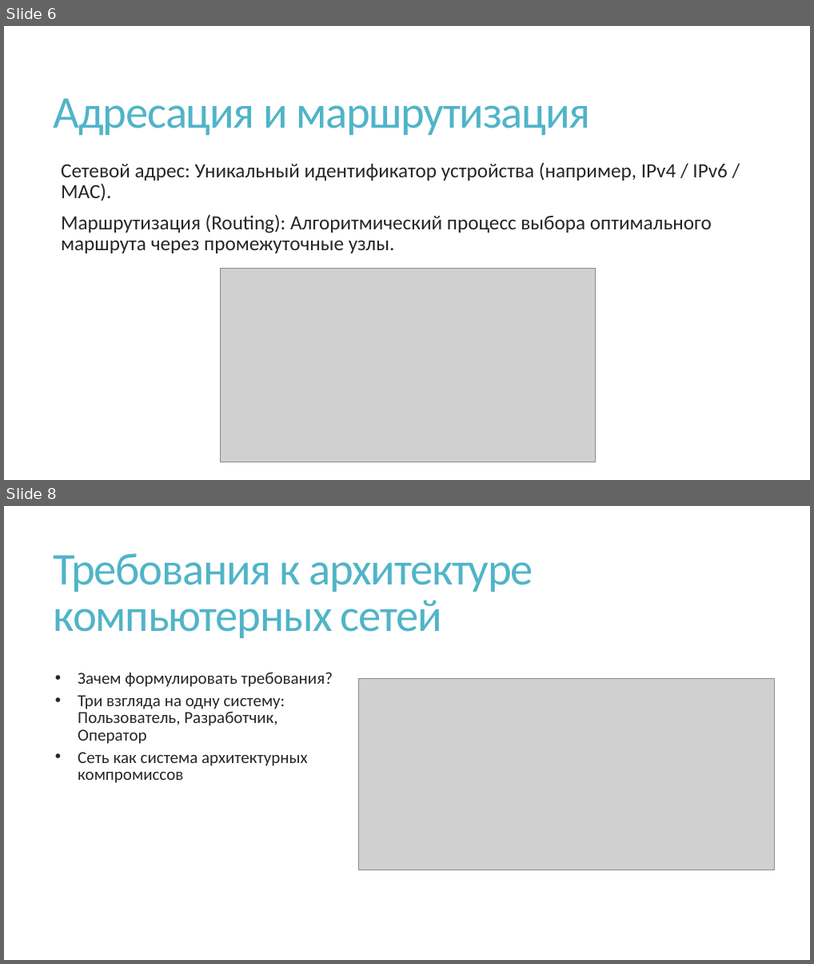
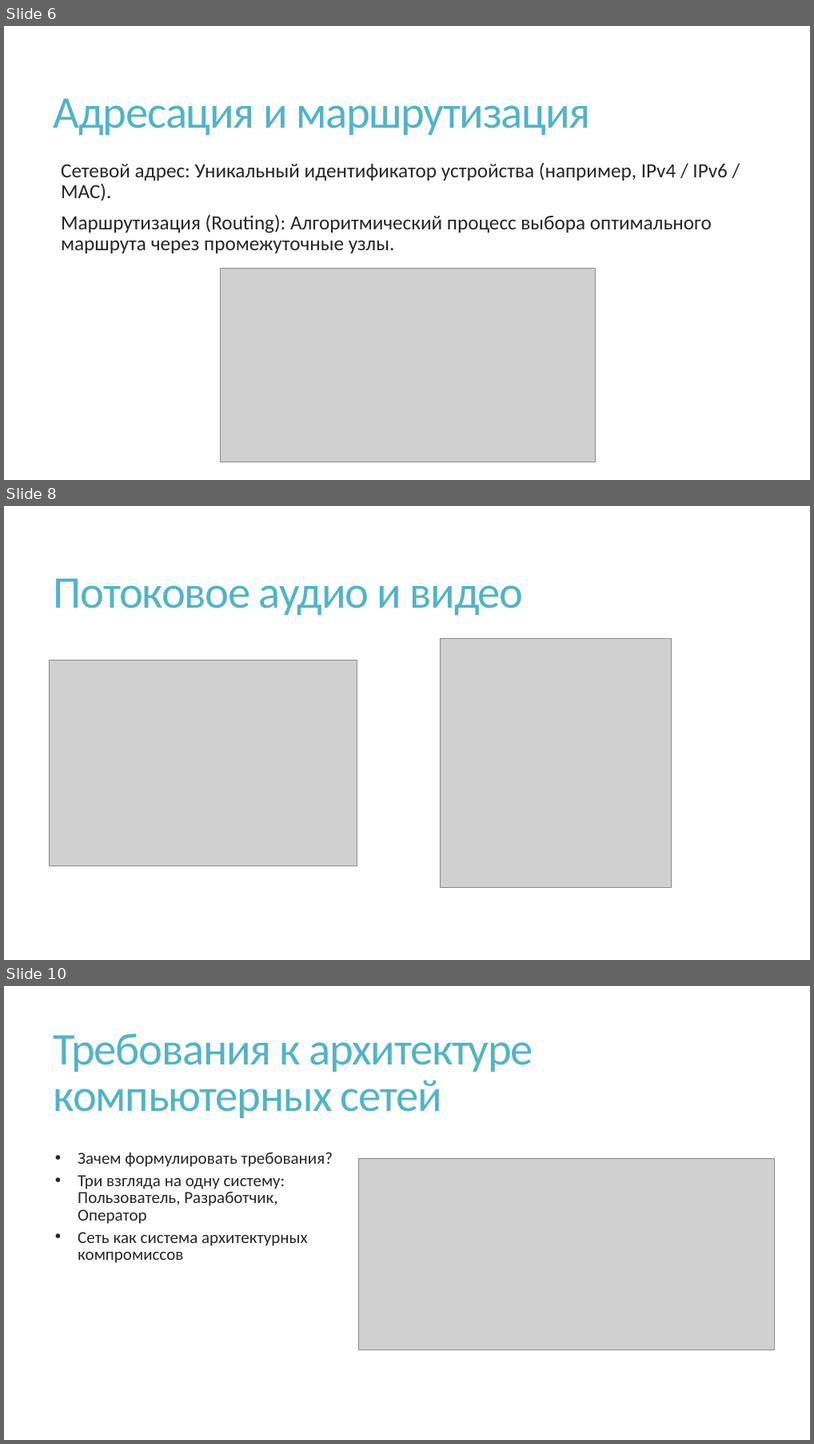
Before and after one commit to nhtgale/itn, a slide deck: 1.1 Introdution/1.1 Intro.pptx. Shown one above the other, each under a label of ours: slides 6 and 8 before the commit, slides 6, 8 and 10 after it; the slides between them are not shown. The pictures are 814x964 and 814x1444 pixels, drawn with LibreOffice and Linux fonts; fonts in the diff are those of the drawing; grey boxes stand for pictures. Boxes give left, top, right and bottom in pixels: in the first picture for what was removed or moved away, otherwise in the second. Text is boxed around its words. In the diff, an @@ line names an element or a change of style, - is before the commit and + after.

```diff
--- a/1.1 Introdution/1.1 Intro.pptx
+++ b/1.1 Introdution/1.1 Intro.pptx
@@ slide 8 added at (4, 506, 810, 960), background #FFFFFF @@
@@ title added at (54, 578, 524, 616), 54 pt, text #50B4C8 @@
+Потоковое аудио и видео
@@ picture added at (440, 639, 671, 888) @@
@@ picture added at (49, 660, 358, 866) @@
@@ what was slide 8 is now slide 10 @@
```
Also in this commit, not shown: 2 other slides added, 1 slide removed.
